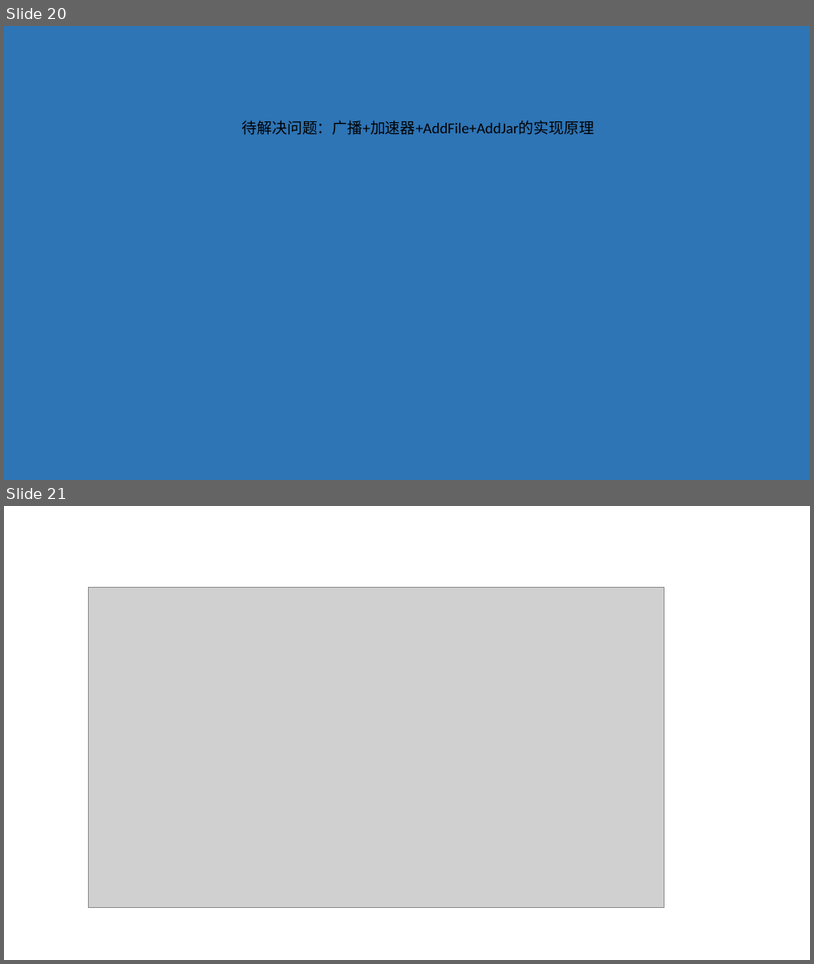
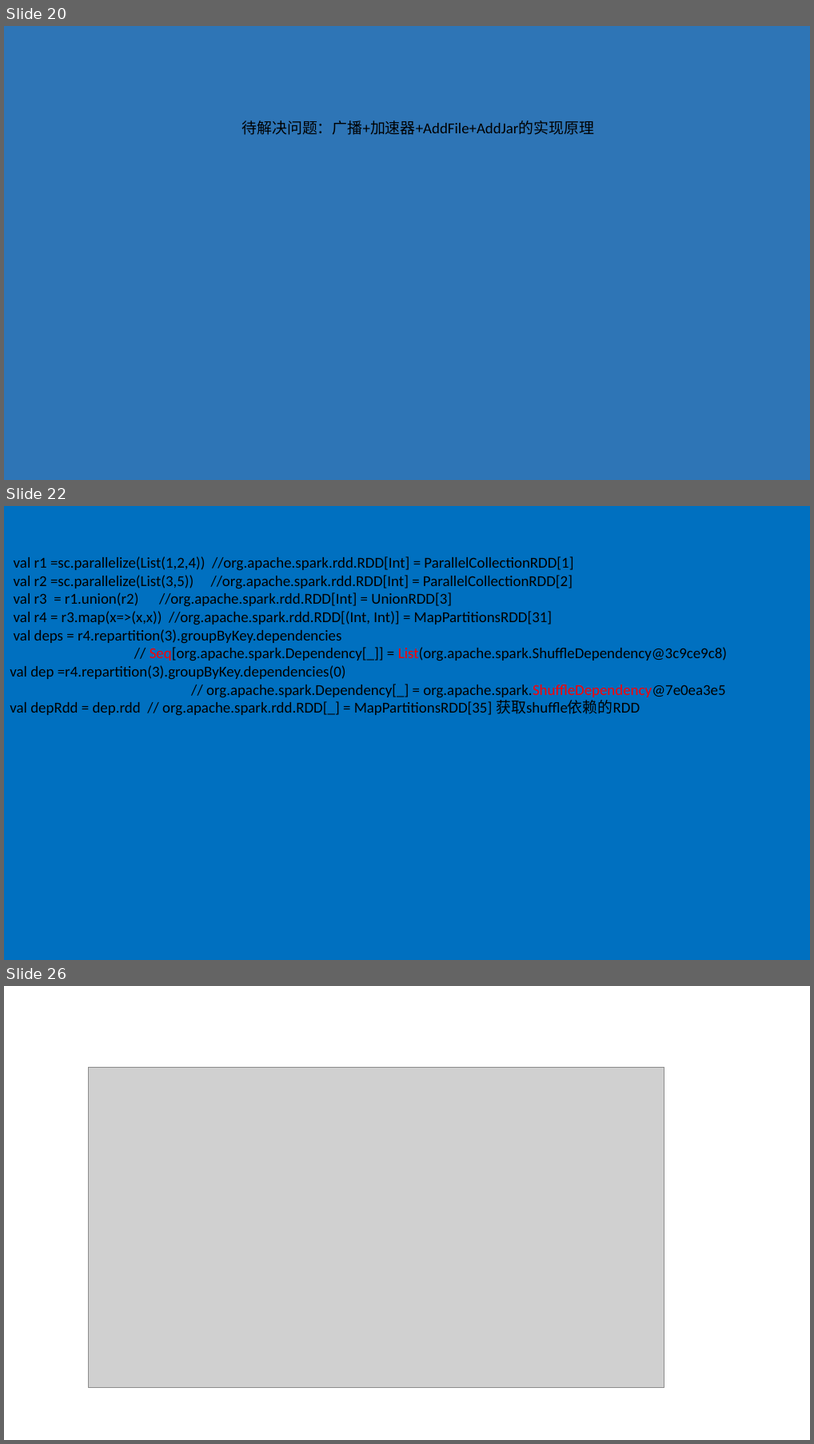
Before and after one commit to Dax1n/Spark2.1.0, a slide deck: Spark阅读源码的笔记.pptx. Shown one above the other, each under a label of ours: slides 20 and 21 before the commit, slides 20, 22 and 26 after it; the slides between them are not shown. The pictures are 814x964 and 814x1444 pixels, drawn with LibreOffice and Linux fonts; fonts in the diff are those of the drawing; grey boxes stand for pictures. Boxes give left, top, right and bottom in pixels: in the first picture for what was removed or moved away, otherwise in the second. Text is boxed around its words. In the diff, an @@ line names an element or a change of style, - is before the commit and + after.

```diff
--- a/Spark阅读源码的笔记.pptx
+++ b/Spark阅读源码的笔记.pptx
@@ slide 22 added at (4,506,810,960), background #0070C0 @@
@@ text added at (10,556,727,716), 18 pt, text #000000 @@
+val r1 =sc.parallelize(List(1,2,4)) //org.apache.spark.rdd.RDD[Int] = ParallelCollectionRDD[1]
+val r2 =sc.parallelize(List(3,5)) //org.apache.spark.rdd.RDD[Int] = ParallelCollectionRDD[2]
+val r3 = r1.union(r2) //org.apache.spark.rdd.RDD[Int] = UnionRDD[3]
+val r4 = r3.map(x=>(x,x)) //org.apache.spark.rdd.RDD[(Int, Int)] = MapPartitionsRDD[31]
+val deps = r4.repartition(3).groupByKey.dependencies
+// Seq[org.apache.spark.Dependency[_]] = List(org.apache.spark.ShuffleDependency@3c9ce9c8)
+val dep =r4.repartition(3).groupByKey.dependencies(0)
+// org.apache.spark.Dependency[_] = org.apache.spark.ShuffleDependency@7e0ea3e5
+val depRdd = dep.rdd // org.apache.spark.rdd.RDD[_] = MapPartitionsRDD[35] 获取shuffle依赖的RDD
@@ what was slide 21 is now slide 26 @@
```
Also in this commit, not shown: 6 other slides added, 7 slides removed, 6 other files.
